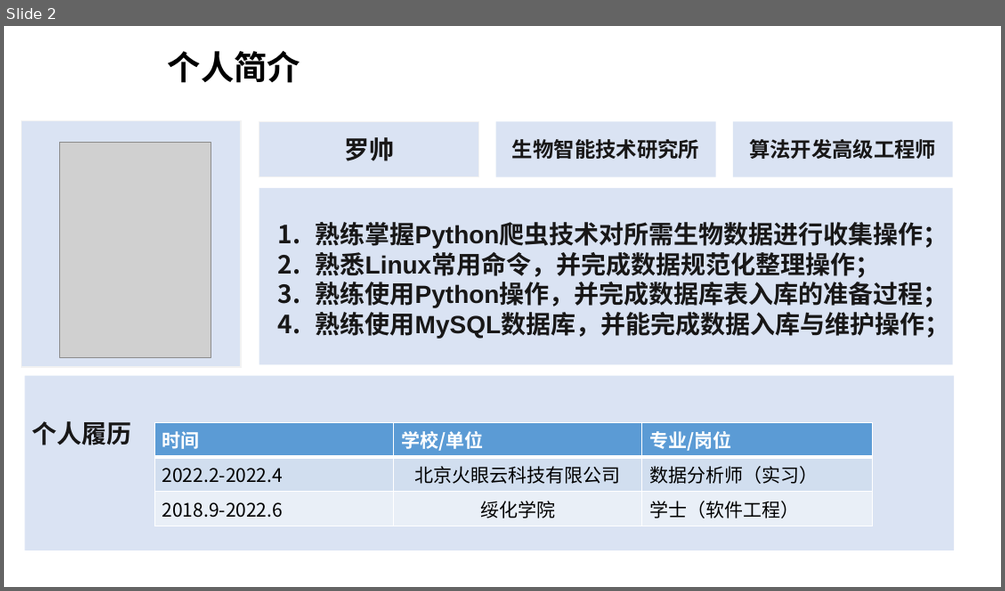
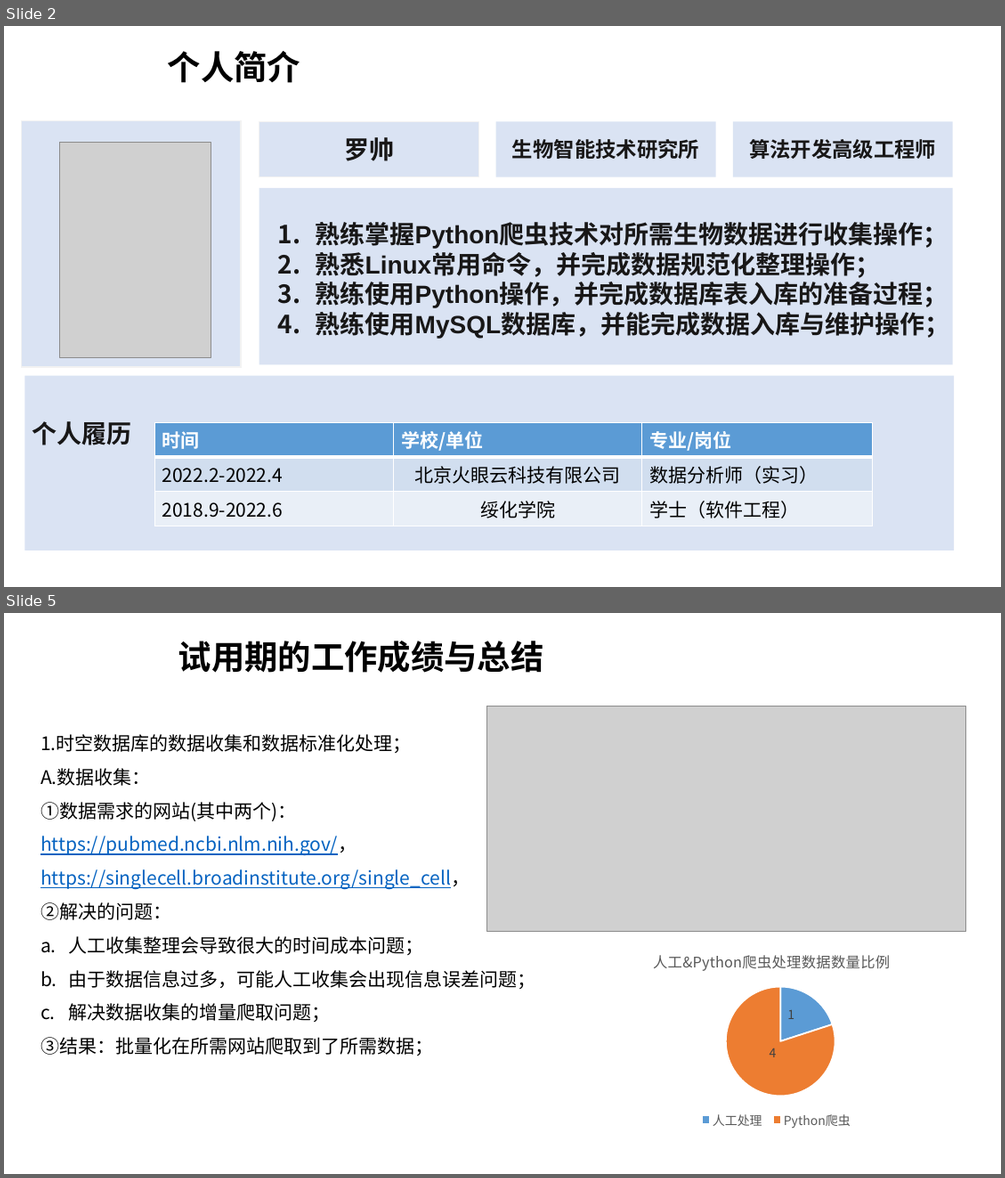
Before and after one commit to duolaxiaoshuai/first_work, a slide deck: Work_documents/罗帅_时空数据库数据整理及入库.pptx. Shown one above the other, each under a label of ours: slide 2 before the commit, slides 2 and 5 after it; the slides between them are not shown. The pictures are 1005x591 and 1005x1178 pixels, drawn with LibreOffice and Linux fonts; fonts in the diff are those of the drawing; grey boxes stand for pictures; background and template pictures are left out. Boxes give left, top, right and bottom in pixels: in the first picture for what was removed or moved away, otherwise in the second. Text is boxed around its words. In the diff, an @@ line names an element or a change of style, - is before the commit and + after.

```diff
--- a/Work_documents/罗帅_时空数据库数据整理及入库.pptx
+++ b/Work_documents/罗帅_时空数据库数据整理及入库.pptx
@@ slide 5 added at (4, 613, 1001, 1174), background picture (left out) @@
@@ text added at (178, 641, 544, 673), 32 pt, text #000000, bold @@
+试用期的工作成绩与总结
@@ picture added at (487, 706, 966, 931) @@
@@ text added at (40, 734, 536, 1055), 18 pt, text #000000 @@
+1.时空数据库的数据收集和数据标准化处理；
+A.数据收集：
+①数据需求的网站(其中两个)：
+https://pubmed.ncbi.nlm.nih.gov/，
+https://singlecell.broadinstitute.org/single_cell，
+②解决的问题：
+a. 人工收集整理会导致很大的时间成本问题；
+b. 由于数据信息过多，可能人工收集会出现信息误差问题；
+c. 解决数据收集的增量爬取问题；
+③结果：批量化在所需网站爬取到了所需数据；
@@ pie chart added at (618, 924, 943, 1153) @@
+title "人工&Python爬虫处理数据数量比例 "
+categories: 人工处理, Python爬虫
+Series 1: 1, 4
```
Also in this commit, not shown: 5 slides changed, 4 other slides added, 5 slides removed.
